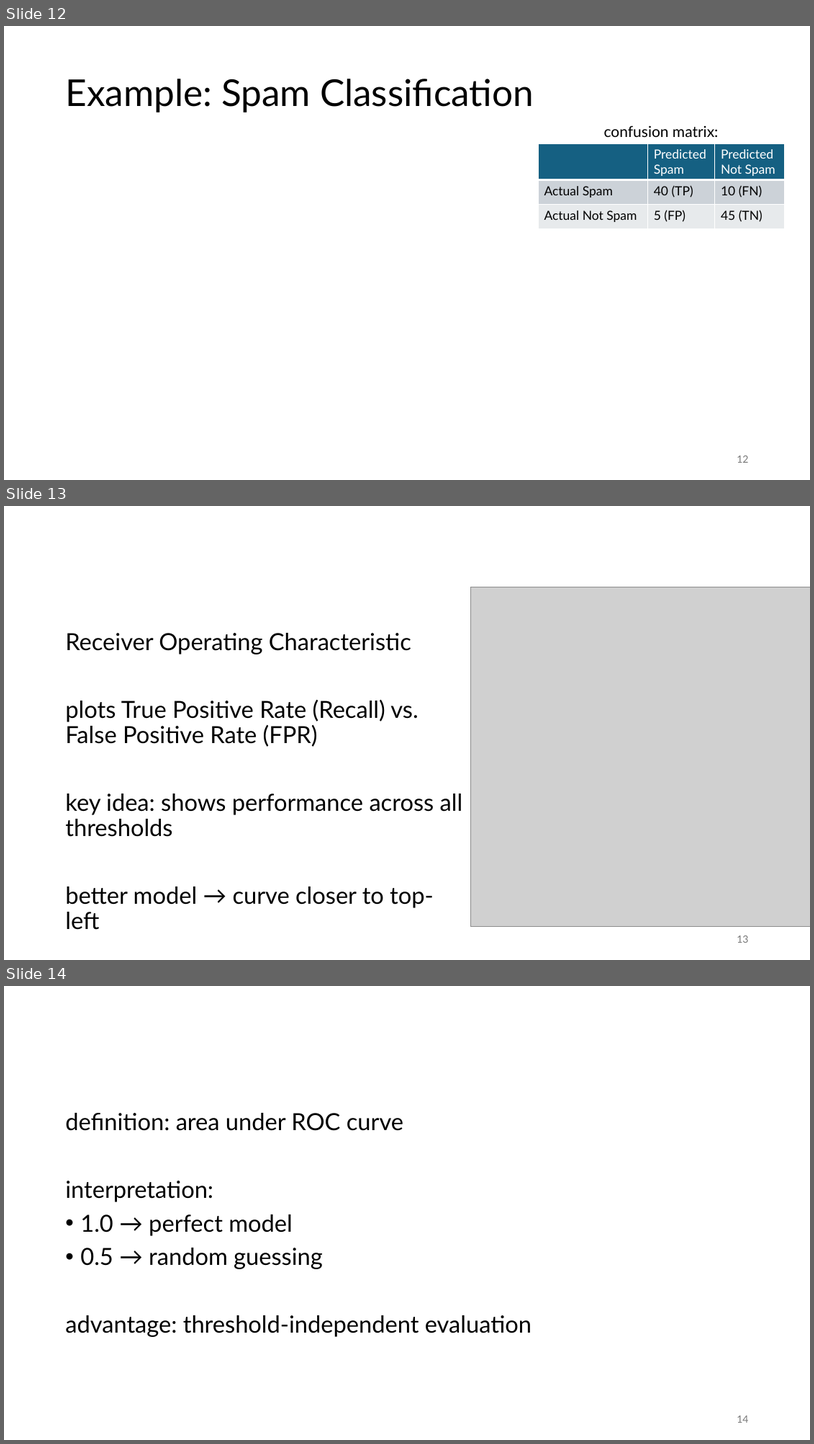
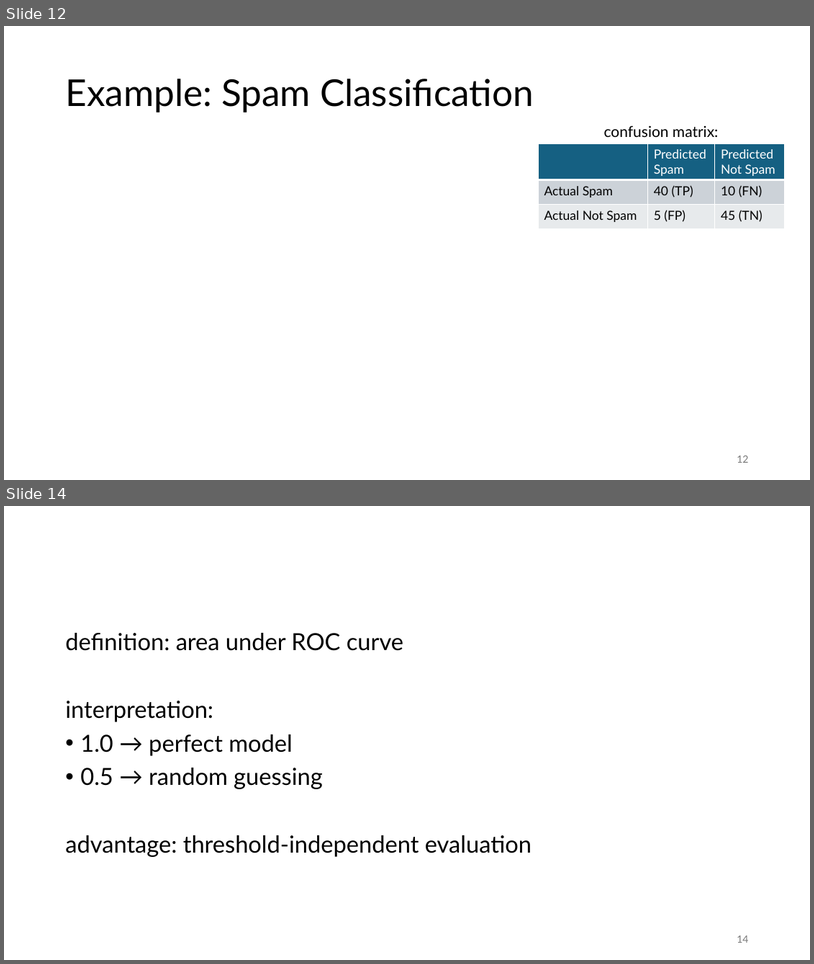
Before and after one commit to FelixWick/data_science, a slide deck: slides/7_model_evaluation.pptx. Shown one above the other, each under a label of ours: slides 12, 13 and 14 before the commit, slides 12 and 14 after it; the slides between them are not shown. The pictures are 814x1444 and 814x964 pixels, drawn with LibreOffice and Linux fonts; fonts in the diff are those of the drawing; grey boxes stand for pictures. Boxes give left, top, right and bottom in pixels: in the first picture for what was removed or moved away, otherwise in the second. Text is boxed around its words. In the diff, an @@ line names an element or a change of style, - is before the commit and + after.

```diff
--- a/slides/7_model_evaluation.pptx
+++ b/slides/7_model_evaluation.pptx
@@ slide 13 removed at bbox=[4, 506, 810, 960], background #FFFFFF @@
@@ picture removed at bbox=[471, 587, 810, 926] @@
@@ text removed at bbox=[65, 633, 463, 908] @@
-Receiver Operating Characteristic
-plots True Positive Rate (Recall) vs. False Positive Rate (FPR)
-key idea: shows performance across all thresholds
-better model → curve closer to top-left
@@ page number removed at bbox=[737, 935, 748, 942] @@
-13
```
Also in this commit, not shown: 2 slides changed, 1 slide added, 1 other file.
